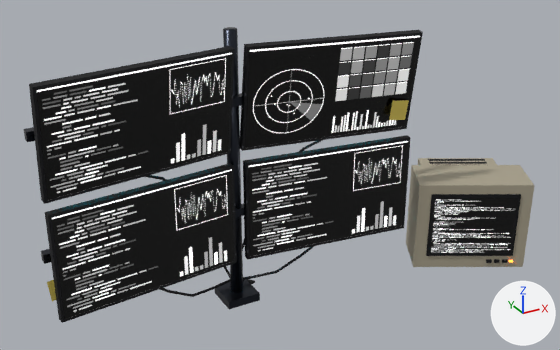
One commit to the glTF model internal/web/static/office/models/Tech_MonitorStack.gltf: the scene before it, then after it.
The view is the same before and after, from a 50 mm camera at (-1.008, -1.83, 1.513) aimed at (0.15, 0.276, 0.46). The lights are fixed; the arrows at lower right show +X, +Y and +Z. The picture after the commit comes second.

Names of what the first picture shows: 'Tech_MonitorStack'.
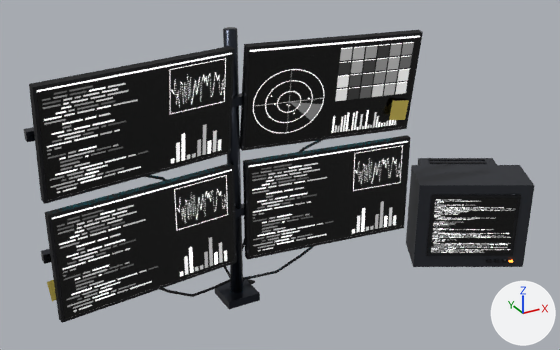
Location of each change, [x1, y1, x2, y2] in pixels of the pictures (560 x 350 px):
'Tech_MonitorStack', recoloured (darker): [404, 158, 534, 267] in both

Edits to the bpy script that builds the scene:
```text
Change mat_rs_beigeplastic:
    mat_rs_beigeplastic.base_color: (0.397, 0.356, 0.262) -> (0.0252, 0.0284, 0.0369)  # beige #a9a18c -> dark grey #2c2f36
```
